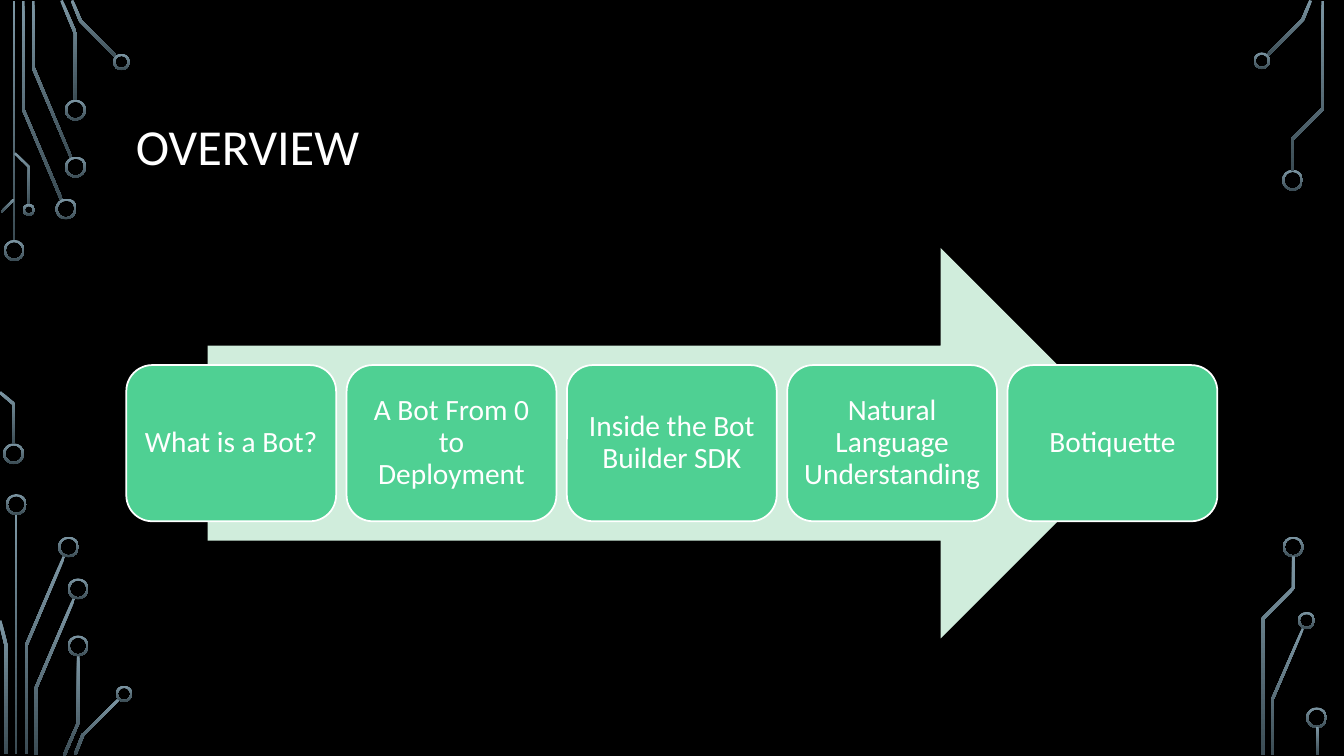
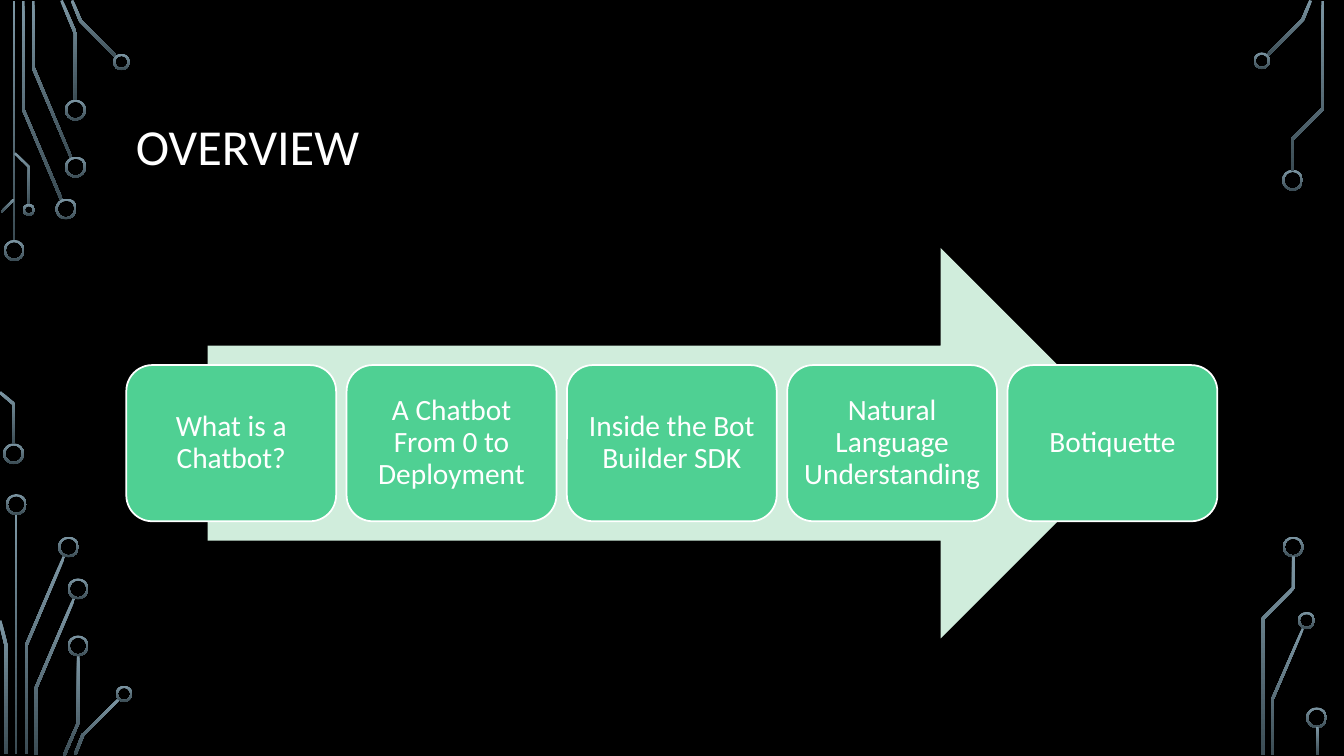
Before and after one commit to JoeMayo/BotDemos, a slide deck: slide 2 of Presentations/IntroBotFramework.pptx. Drawn at 1344x756 pixels with LibreOffice and Linux fonts; fonts in the diff are those of the drawing; background and template pictures are left out. Boxes give left, top, right and bottom in pixels: in the first picture for what was removed or moved away, otherwise in the second. Text is boxed around its words. In the diff, an @@ line names an element or a change of style, - is before the commit and + after.

```diff
--- a/Presentations/IntroBotFramework.pptx
+++ b/Presentations/IntroBotFramework.pptx
@@ text at [176,415,287,468]: text changed @@
-What is a Bot?
+What is a Chatbot?
@@ text at [378,399,525,489]: text changed @@
-A Bot From 0 to Deployment
+A Chatbot From 0 to Deployment
```
Also in this commit, not shown: 3 other slides changed, 26 other files.
